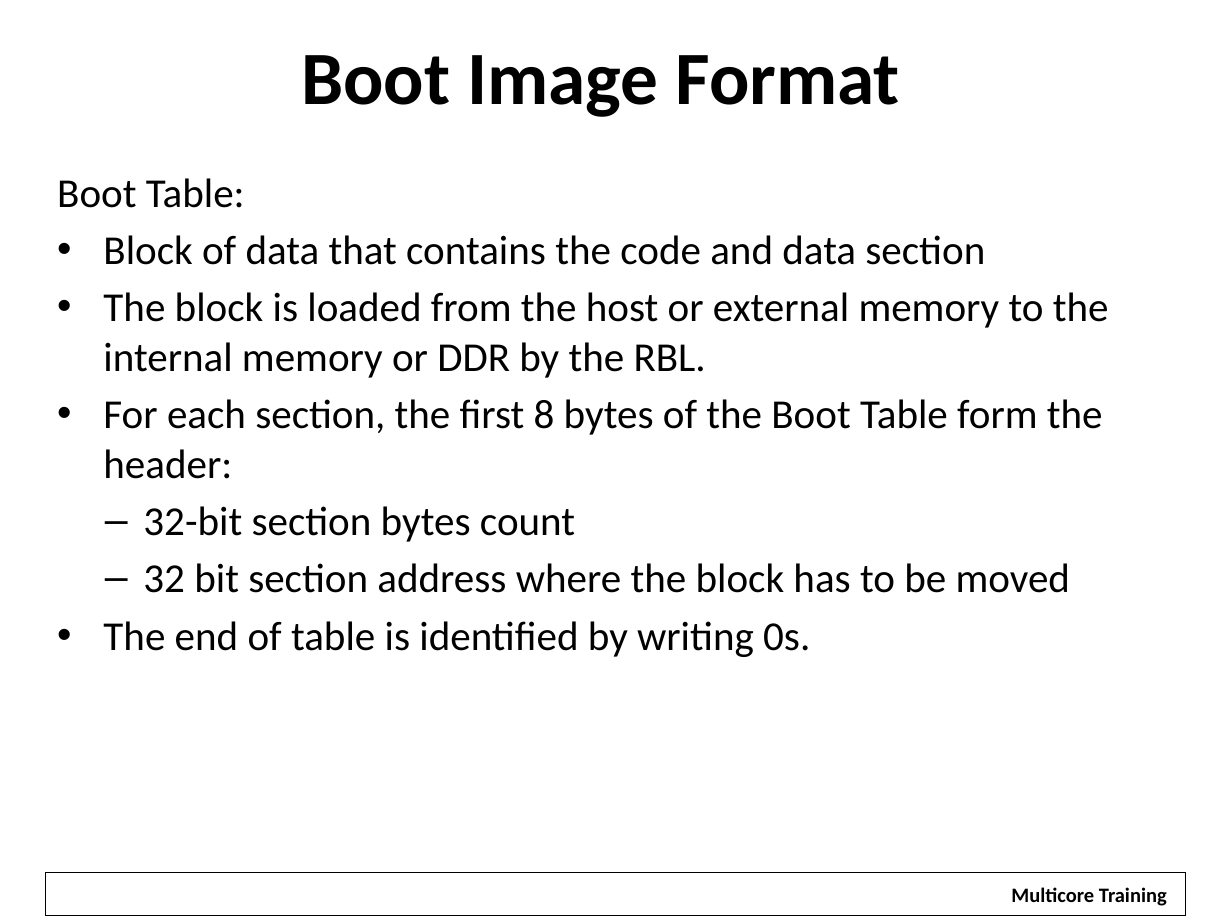
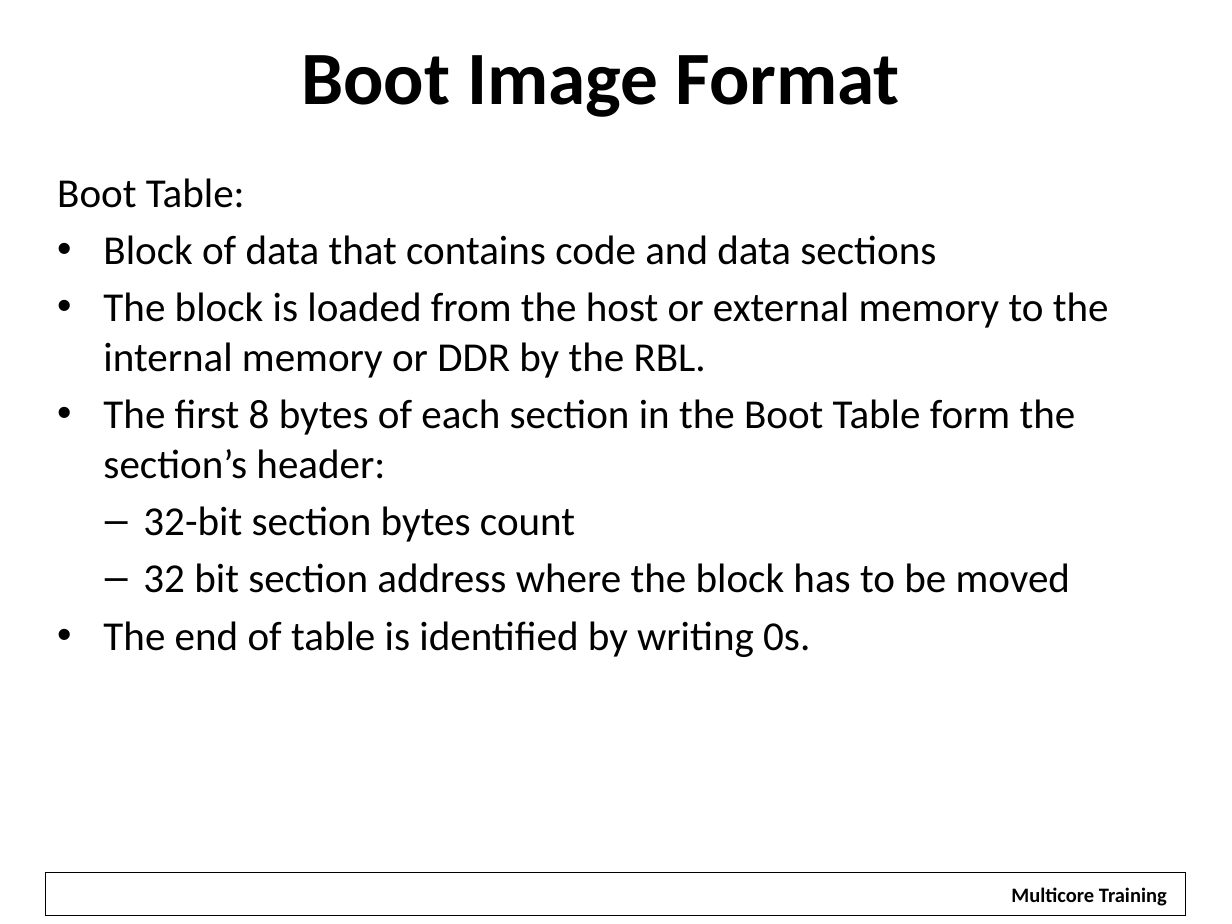
Before and after one commit to hari1989/keystone-workshop, a slide deck: slide 29 of preliminary/Working/presentations/KeyStone_2_ Bootloader_v2.pptx (slide 30 before the commit). Drawn at 1232x924 pixels with LibreOffice and Linux fonts; fonts in the diff are those of the drawing; background and template pictures are left out. Boxes give left, top, right and bottom in pixels: in the first picture for what was removed or moved away, otherwise in the second. Text is boxed around its words. In the diff, an @@ line names an element or a change of style, - is before the commit and + after.

Commit message:
Adding backup slides and modified the tool section

```diff
--- a/preliminary/Working/presentations/KeyStone_2_ Bootloader_v2.pptx
+++ b/preliminary/Working/presentations/KeyStone_2_ Bootloader_v2.pptx
@@ text at box(103, 235, 936, 265): text changed @@
-• Block of data that contains the code and data section
+• Block of data that contains code and data sections
@@ text at box(103, 399, 1076, 479): text changed @@
-• For each section, the first 8 bytes of the Boot Table form the header:
+• The first 8 bytes of each section in the Boot Table form the section’s header:
```
Also in this commit, not shown: 11 other slides changed, 8 slides added, 2 slides removed.
